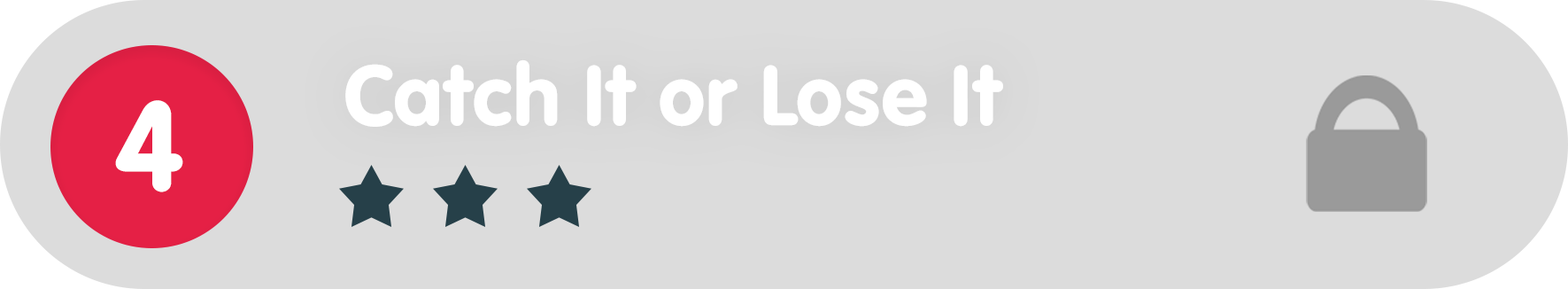
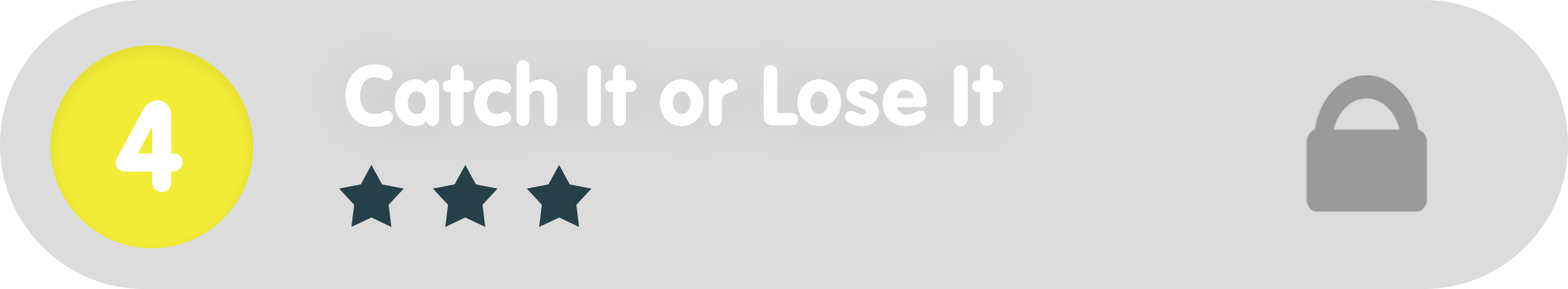
Revision of a layered w=1568, h=289 image; what changed, layer by layer:
painted on "Ellipse_green" over [50, 45, 254, 248]
